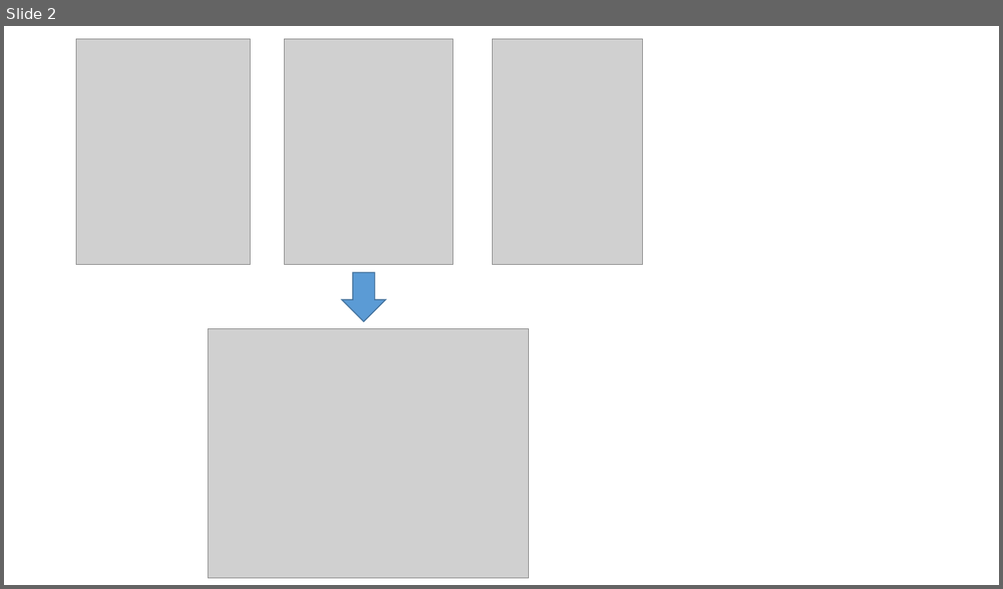
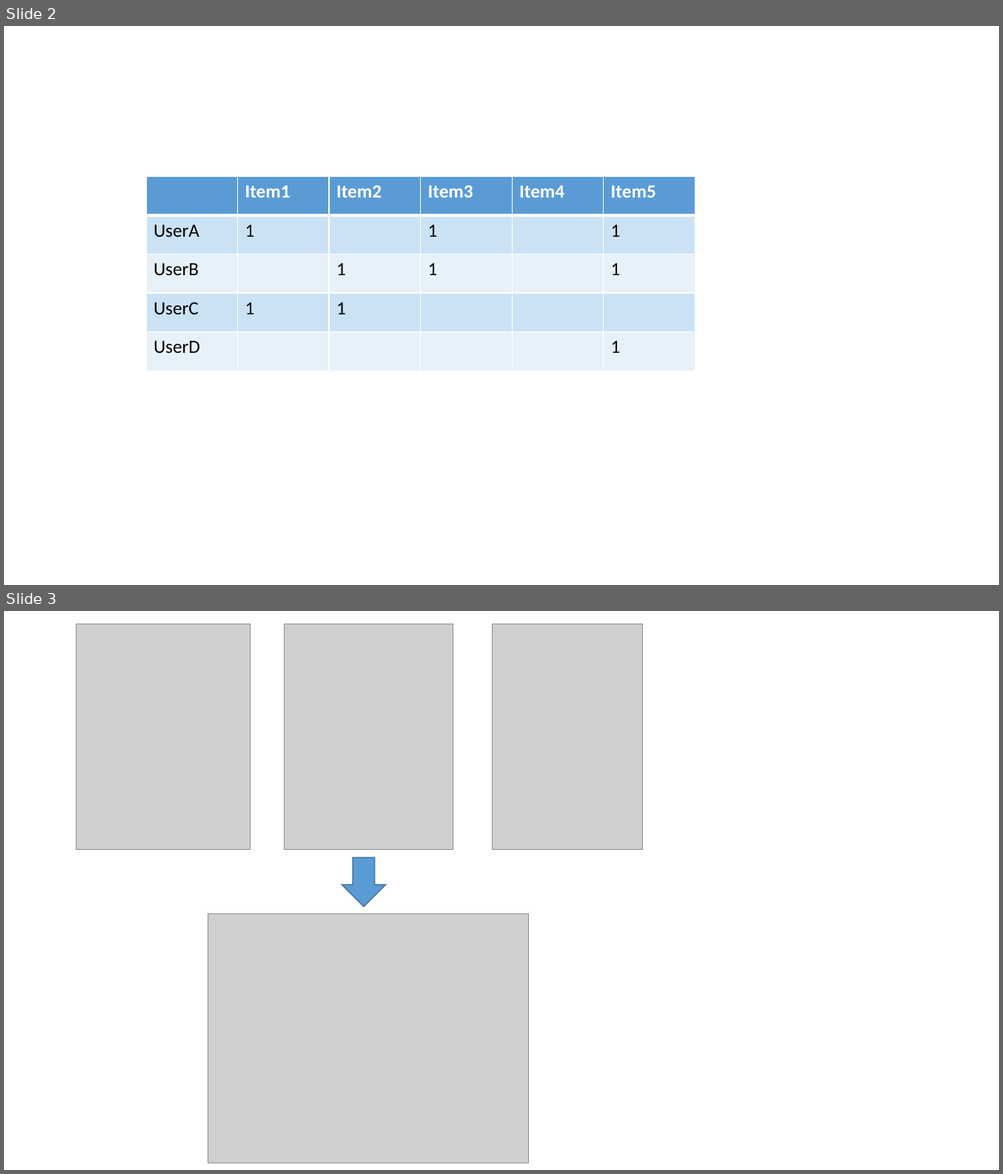
Before and after one commit to we333/m2_paper, a slide deck: ppt.pptx. Shown one above the other, each under a label of ours: slide 2 before the commit, slides 2 and 3 after it. The pictures are 1003x589 and 1003x1174 pixels, drawn with LibreOffice and Linux fonts; fonts in the diff are those of the drawing; grey boxes stand for pictures. Boxes give left, top, right and bottom in pixels: in the first picture for what was removed or moved away, otherwise in the second. Text is boxed around its words. In the diff, an @@ line names an element or a change of style, - is before the commit and + after.

```diff
--- a/ppt.pptx
+++ b/ppt.pptx
@@ slide 2 added at <box>4,26,999,585</box>, background #FFFFFF @@
@@ table added at <box>146,177,697,372</box>, 5 rows, 6 columns @@
+ | Item1 | Item2 | Item3 | Item4 | Item5
+UserA | 1 |  | 1 |  | 1
+UserB |  | 1 | 1 |  | 1
+UserC | 1 | 1 |  |  | 
+UserD |  |  |  |  | 1
@@ what was slide 2 is now slide 3 @@
```
Also in this commit, not shown: 1 other file.
